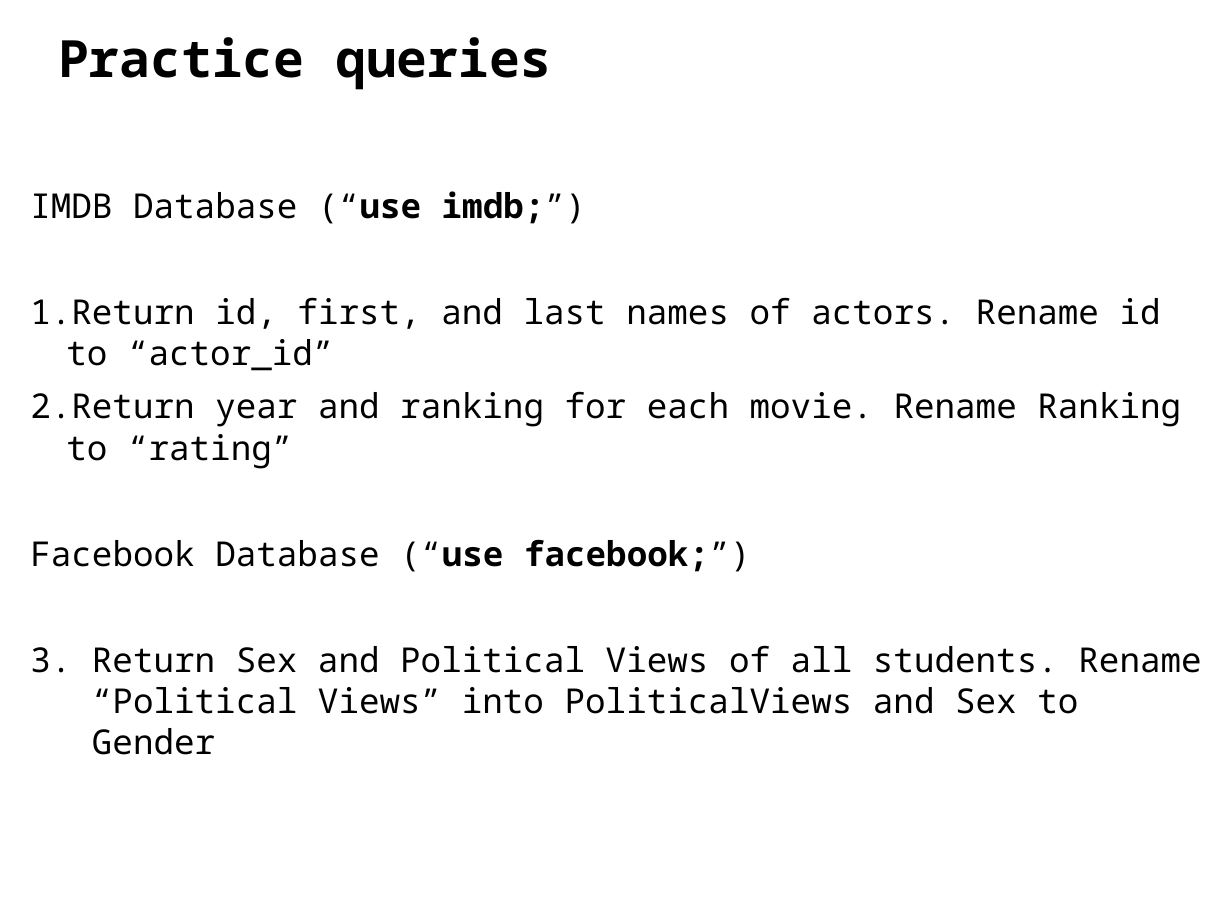
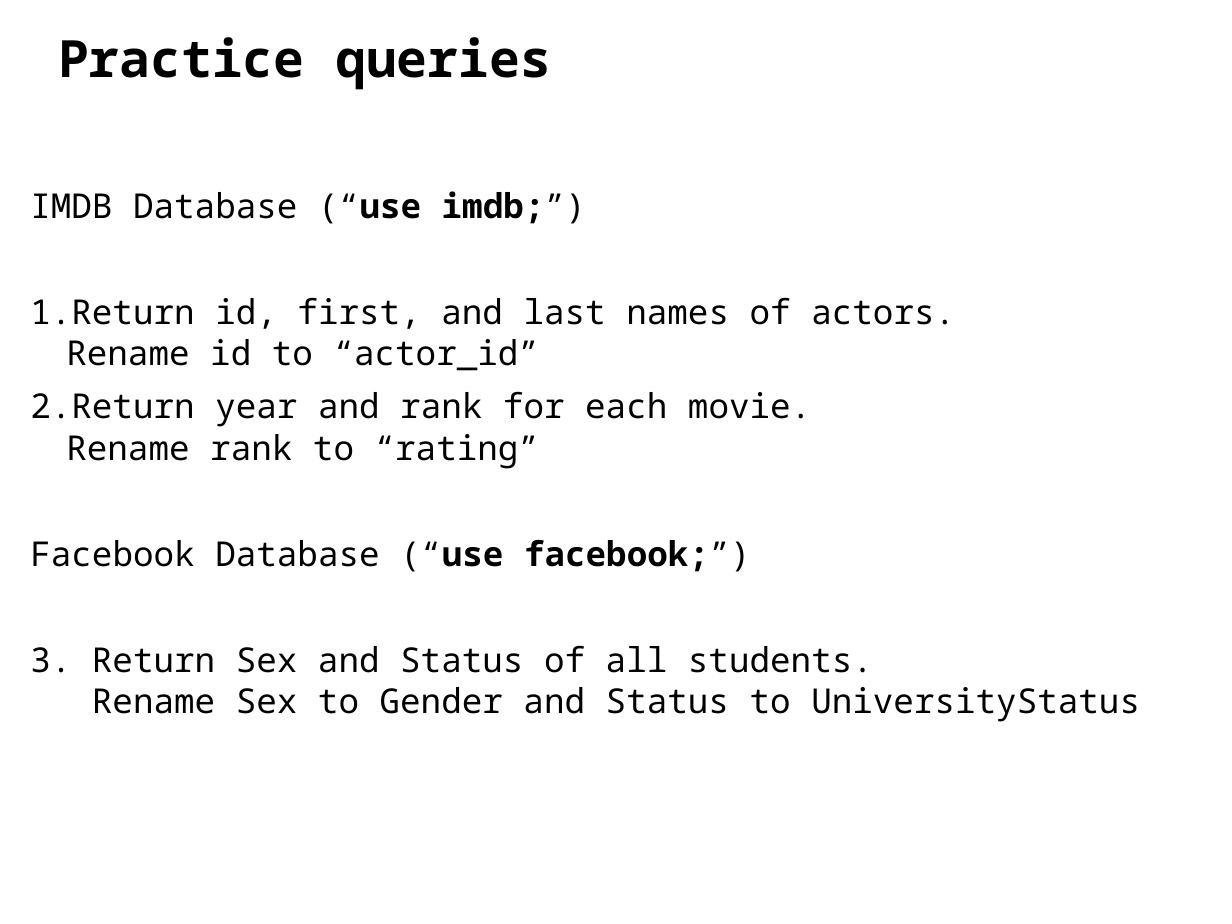
Before and after one commit to ipeirotis/introduction-to-databases, a slide deck: slide 14 of C-SQL.pptx (slide 13 before the commit). Drawn at 1232x924 pixels with LibreOffice and Linux fonts; fonts in the diff are those of the drawing. Boxes give left, top, right and bottom in pixels: in the first picture for what was removed or moved away, otherwise in the second. Text is boxed around its words. In the diff, an @@ line names an element or a change of style, - is before the commit and + after.

```diff
--- a/C-SQL.pptx
+++ b/C-SQL.pptx
@@ text at box(30, 391, 811, 469): text changed @@
-2. Return year and ranking for each movie. Rename Ranking to “rating”
+2. Return year and rank for each movie.
+   Rename rank to “rating”
@@ text at box(92, 645, 1140, 722): text changed @@
-1. Return Sex and Political Views of all students. Rename “Political Views” into PoliticalViews and Sex to Gender
+1. Return Sex and Status of all students.
+   Rename Sex to Gender and Status to UniversityStatus
```
Also in this commit, not shown: 4 other slides changed, 1 slide added.
